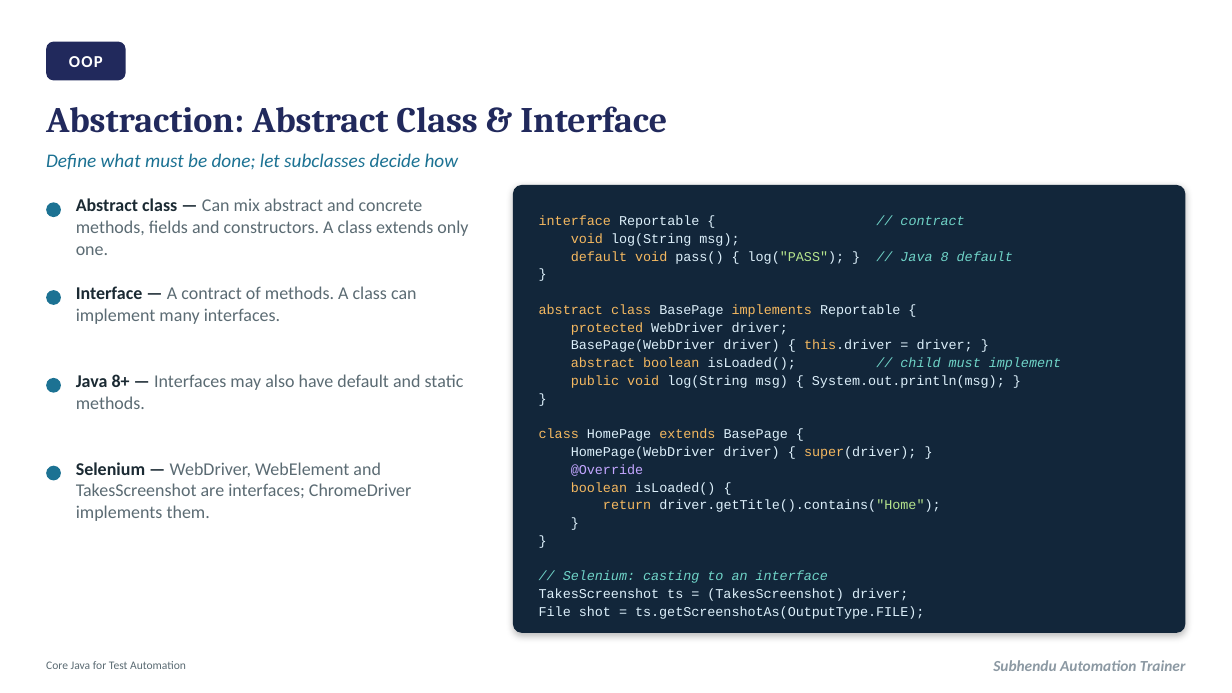
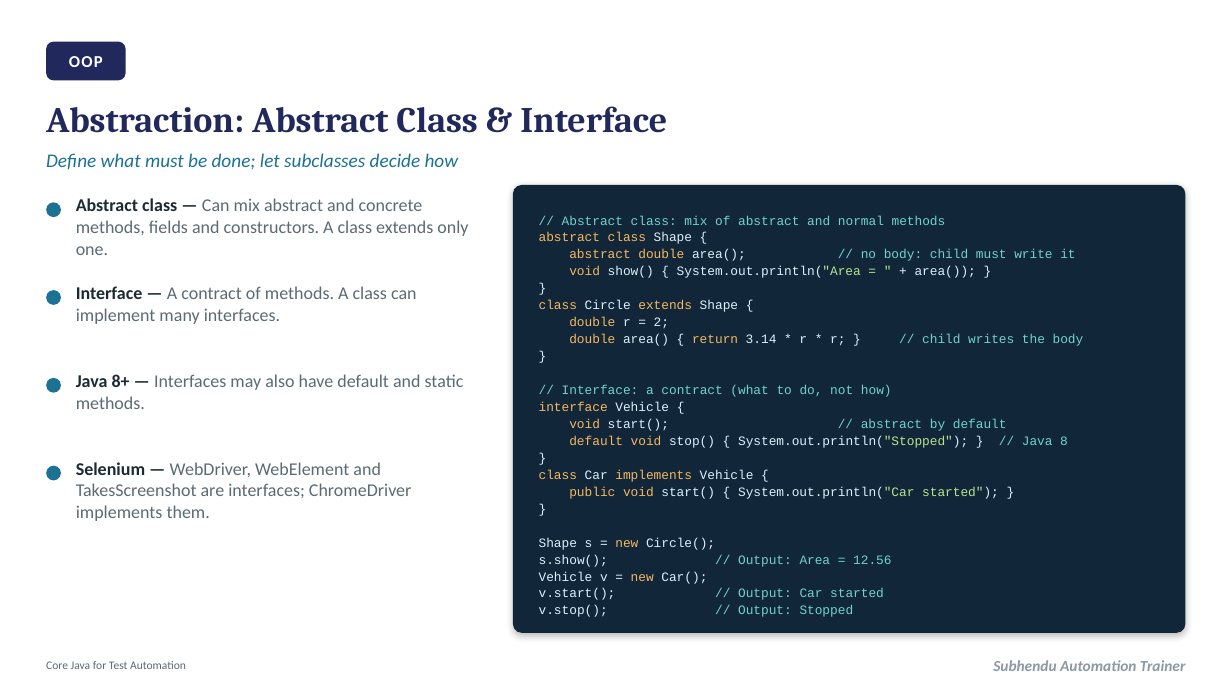
Before and after one commit to dassubhendu/api-automation-java-restassured, a slide deck: slide 21 of Docs/Core_Java_for_Test_Automation.pptx. Drawn at 1232x693 pixels with LibreOffice and Linux fonts; fonts in the diff are those of the drawing. Boxes give left, top, right and bottom in pixels: in the first picture for what was removed or moved away, otherwise in the second. Text is boxed around its words. In the diff, an @@ line names an element or a change of style, - is before the commit and + after.

```diff
--- a/Docs/Core_Java_for_Test_Automation.pptx
+++ b/Docs/Core_Java_for_Test_Automation.pptx
@@ text at [539, 215, 1075, 278]: text changed; size 10.5 to 10 pt; text colour #DCEFFA to #6FD3C7 @@
-interface Reportable { // contract
-void log(String msg);
-default void pass() { log("PASS"); } // Java 8 default
+// Abstract class: mix of abstract and normal methods
+abstract class Shape {
+abstract double area(); // no body: child must write it
+void show() { System.out.println("Area = " + area()); }
@@ text "// Abstract class: mix of ..." at [539, 215, 1084, 617]: size 10.5 to 10 pt in "}", "}", "}", "}" @@
@@ text at [539, 300, 1084, 346]: text changed; size 10.5 to 10 pt @@
-abstract class BasePage implements Reportable {
-protected WebDriver driver;
-BasePage(WebDriver driver) { this.driver = driver; }
-abstract boolean isLoaded(); // child must implement
-public void log(String msg) { System.out.println(msg); }
+class Circle extends Shape {
+double r = 2;
+double area() { return 3.14 * r * r; } // child writes the body
@@ text at [539, 385, 1068, 448]: text changed; size 10.5 to 10 pt; text colour #DCEFFA to #6FD3C7 @@
-class HomePage extends BasePage {
-HomePage(WebDriver driver) { super(driver); }
-@Override
-boolean isLoaded() {
-return driver.getTitle().contains("Home");
+// Interface: a contract (what to do, not how)
+interface Vehicle {
+void start(); // abstract by default
+default void stop() { System.out.println("Stopped"); } // Java 8
@@ text at [539, 470, 999, 499]: paragraphs added @@
+class Car implements Vehicle {
+public void start() { System.out.println("Car started"); }
@@ text at [539, 537, 891, 617]: text changed; size 10.5 to 10 pt @@
-// Selenium: casting to an interface
-TakesScreenshot ts = (TakesScreenshot) driver;
-File shot = ts.getScreenshotAs(OutputType.FILE);
+Shape s = new Circle();
+s.show(); // Output: Area = 12.56
+Vehicle v = new Car();
+v.start(); // Output: Car started
+v.stop(); // Output: Stopped
```
Also in this commit, not shown: 5 other slides changed, 19 other files.
